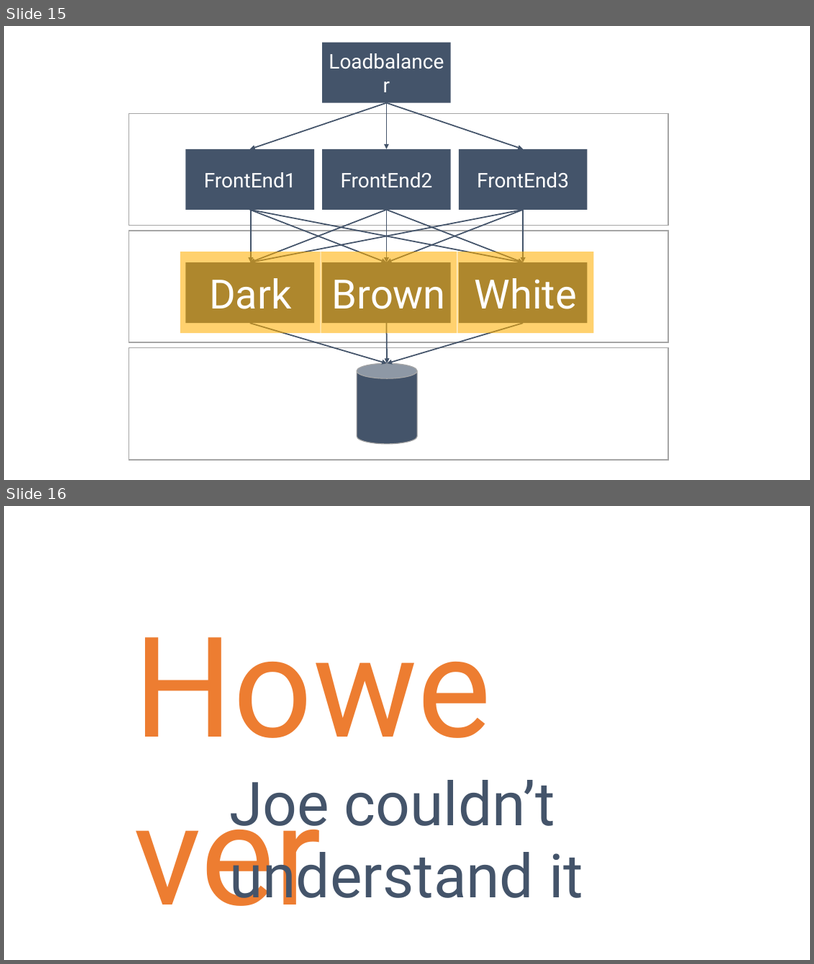
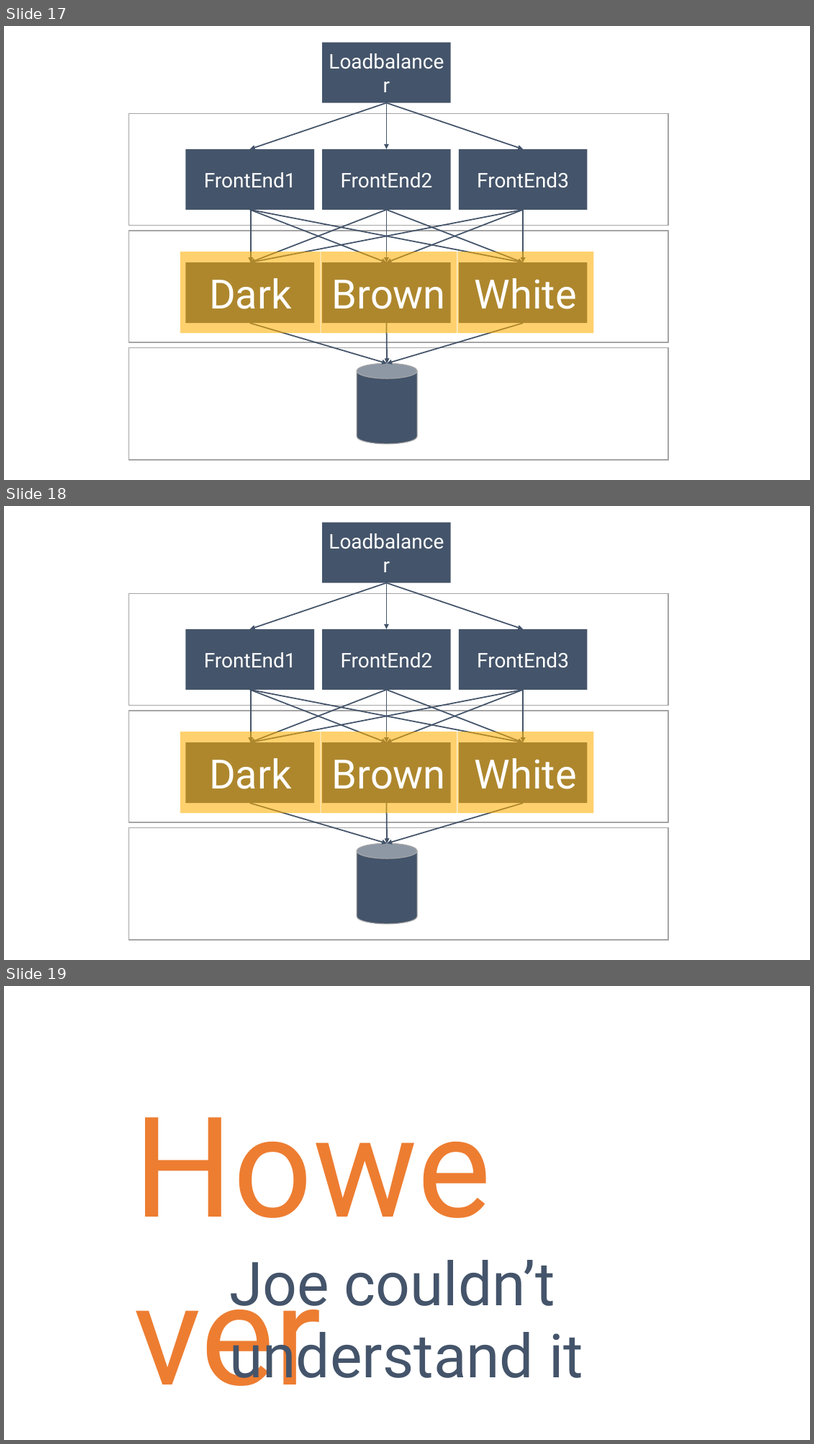
Before and after one commit to danielmarbach/Microservices.ServiceFabric, a slide deck: presentation.pptx. Shown one above the other, each under a label of ours: slides 15 and 16 before the commit, slides 17, 18 and 19 after it. The pictures are 814x964 and 814x1444 pixels, drawn with LibreOffice and Linux fonts; fonts in the diff are those of the drawing. Boxes give left, top, right and bottom in pixels: in the first picture for what was removed or moved away, otherwise in the second. Text is boxed around its words. In the diff, an @@ line names an element or a change of style, - is before the commit and + after.

```diff
--- a/presentation.pptx
+++ b/presentation.pptx
@@ slide 18 added at (4,506,810,960), background #FFFFFF @@
@@ rectangle added at (322,523,451,583), fill #44546A, 24 pt, text #FFFFFF @@
+Loadbalancer
@@ arrow added from (387, 583) to (250, 629), #44546A 1.5 pt @@
@@ arrow added from (387, 583) to (387, 629), #44546A 1.5 pt @@
@@ arrow added from (387, 583) to (523, 629), #44546A 1.5 pt @@
@@ rectangle added at (129,594,669,705), outline #A5A5A5 1.5 pt @@
@@ rectangle added at (186,629,315,690), fill #44546A, 24 pt, text #FFFFFF @@
+FrontEnd1
@@ rectangle added at (322,629,451,690), fill #44546A, 24 pt, text #FFFFFF @@
+FrontEnd2
@@ rectangle added at (459,629,588,690), fill #44546A, 24 pt, text #FFFFFF @@
+FrontEnd3
@@ arrow added from (250, 690) to (387, 743), #44546A 1.5 pt @@
@@ arrow added from (250, 690) to (523, 743), #44546A 1.5 pt @@
@@ arrow added from (387, 690) to (250, 743), #44546A 1.5 pt @@
@@ arrow added from (523, 690) to (250, 743), #44546A 1.5 pt @@
@@ arrow added from (251, 690) to (251, 743), #44546A 1.5 pt @@
@@ arrow added from (387, 690) to (387, 743), #44546A 1.5 pt @@
@@ arrow added from (387, 690) to (523, 743), #44546A 1.5 pt @@
@@ arrow added from (523, 690) to (387, 743), #44546A 1.5 pt @@
@@ arrow added from (523, 690) to (523, 743), #44546A 1.5 pt @@
@@ rectangle added at (129,710,669,822), outline #A5A5A5 1.5 pt @@
@@ rectangle added at (180,731,320,813), fill #FFAF00 at 57% opacity, 48 pt, text #FFFFFF @@
+Dark
@@ rectangle added at (186,743,315,803), fill #44546A @@
@@ rectangle added at (321,731,457,813), fill #FFAF00 at 57% opacity, 48 pt, text #FFFFFF @@
+Brown
@@ rectangle added at (322,743,451,803), fill #44546A @@
@@ rectangle added at (458,731,594,813), fill #FFAF00 at 57% opacity, 48 pt, text #FFFFFF @@
+White
@@ rectangle added at (459,743,588,803), fill #44546A @@
@@ arrow added from (250, 803) to (387, 843), #44546A 1.5 pt @@
@@ arrow added from (523, 803) to (387, 843), #44546A 1.5 pt @@
@@ arrow added from (387, 803) to (387, 843), #44546A 1.5 pt @@
@@ rectangle added at (129,828,669,939), outline #A5A5A5 1.5 pt @@
@@ cylinder added at (357,843,417,924), fill #44546A, outline #A5A5A5 1 pt @@
@@ what was slide 15 is now slide 17 @@
@@ what was slide 16 is now slide 19 @@
```
Also in this commit, not shown: 1 slide changed, 6 other slides added, 1 slide removed, 1 other file.
